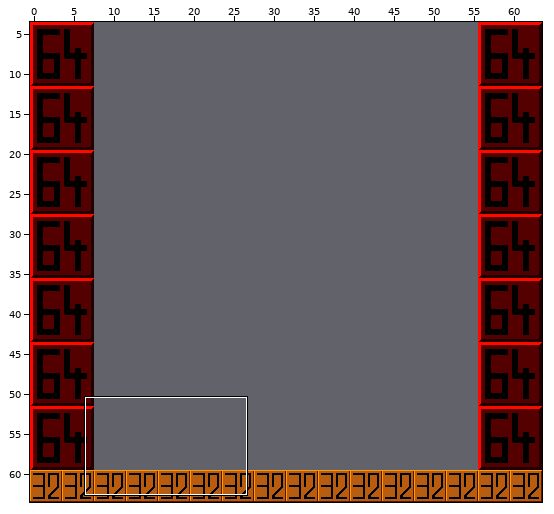
An edit to a level. Tiled map, tiled/tmx/dev.tmx. The picture above shows the old version from afar; the outline marks the close-up.
Close-up. Before:
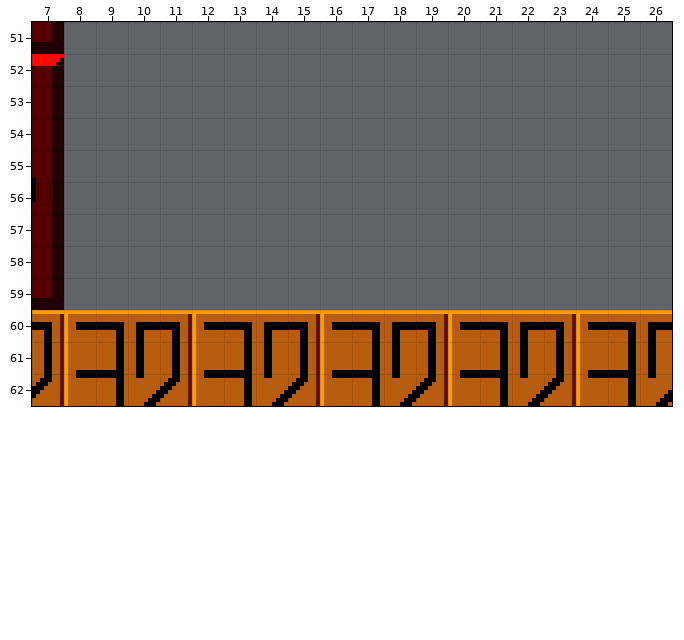
Cells are 8x8 px. Shown: x 7..26, y 51..62. The commit also changed other parts of the map, which this record leaves out.
The result:
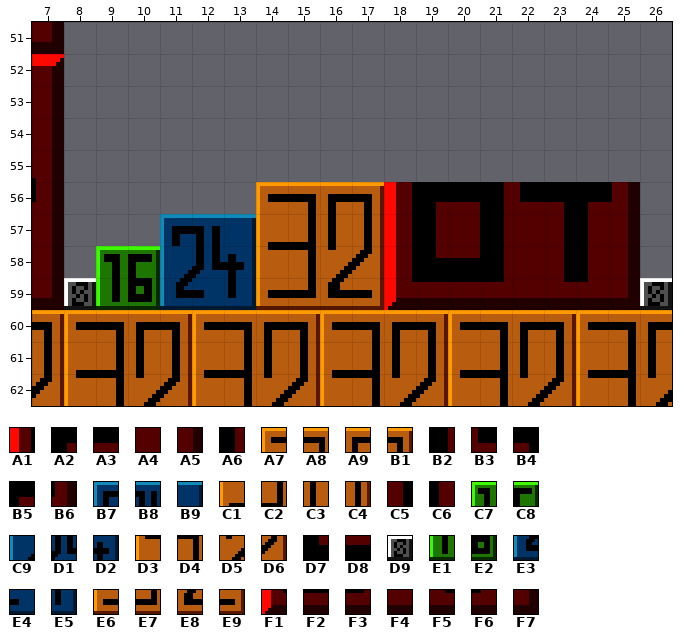
Key: from "dev": A1 28, A2 29, A3 30, A4 33, A5 35, A6 47, A7 78, A8 79, A9 80, B1 81, B2 85, B3 86, B4 87, B5 88, B6 89, B7 93, B8 94, B9 95, C1 96, C2 97, C3 98, C4 99, C5 105, C6 106, C7 109, C8 110, C9 111, D1 112, D2 113, D3 114, D4 115, D5 116, D6 117, D7 119, D8 120, D9 126, E1 127, E2 128, E3 129, E4 130, E5 131, E6 132, E7 133, E8 134, E9 135, F1 136, F2 137, F3 139, F4 140, F5 141, F6 142, F7 143.
__ is an empty cell.
Difference:
Layer "tiles":
Tile A1 is added in rows 56 to 58 at x 18.
Tile A2 is added in row 56 at x 19.
Tile A3 is added in row 56 at x 20.
Tile A4 is added in row 57 at x 20 and 22; in row 58 at x 22.
Tile A5 is added in rows 57 to 58 at x 25.
Tile A6 is added in row 57 at x 19.
Tile A7 is added in row 56 at x 14.
Tile A8 is added in row 56 at x 15.
Tile A9 is added in row 56 at x 16.
Tile B1 is added in row 56 at x 17.
Tile B2 is added in rows 56 to 58 at x 21.
Tile B3 is added in row 56 at x 22.
Tile B4 is added in row 56 at x 23.
Tile B5 is added in row 56 at x 24.
Tile B6 is added in row 56 at x 25.
Tile B7 is added in row 57 at x 11.
Tile B8 is added in row 57 at x 12.
Tile B9 is added in row 57 at x 13.
Tile C1 is added in row 57 at x 14.
Tile C2 is added in row 57 at x 15.
Tile C3 is added in row 57 at x 16.
Tile C4 is added in row 57 at x 17.
Tile C5 is added in rows 57 to 58 at x 23.
Tile C6 is added in rows 57 to 58 at x 24.
Tile C7 is added in row 58 at x 9.
Tile C8 is added in row 58 at x 10.
Tile C9 is added in row 58 at x 11.
Tile D1 is added in row 58 at x 12.
Tile D2 is added in row 58 at x 13.
Tile D3 is added in row 58 at x 14.
Tile D4 is added in row 58 at x 15.
Tile D5 is added in row 58 at x 16.
Tile D6 is added in row 58 at x 17.
Tile D7 is added in row 58 at x 19.
Tile D8 is added in row 58 at x 20.
Tile D9 is added in row 59 at x 8 and 26.
Tile E1 is added in row 59 at x 9.
Tile E2 is added in row 59 at x 10.
Tile E3 is added in row 59 at x 11.
Tile E4 is added in row 59 at x 12.
Tile E5 is added in row 59 at x 13.
Tile E6 is added in row 59 at x 14.
Tile E7 is added in row 59 at x 15.
Tile E8 is added in row 59 at x 16.
Tile E9 is added in row 59 at x 17.
Tile F1 is added in row 59 at x 18.
Tile F2 is added in row 59 at x 19 to 20.
Tile F3 is added in row 59 at x 21.
Tile F4 is added in row 59 at x 22.
Tile F5 is added in row 59 at x 23.
Tile F6 is added in row 59 at x 24.
Tile F7 is added in row 59 at x 25.
Changed places in both close-ups, as pixel boxes (x1, y1, x2, y2):
added: (64, 182, 672, 310)
